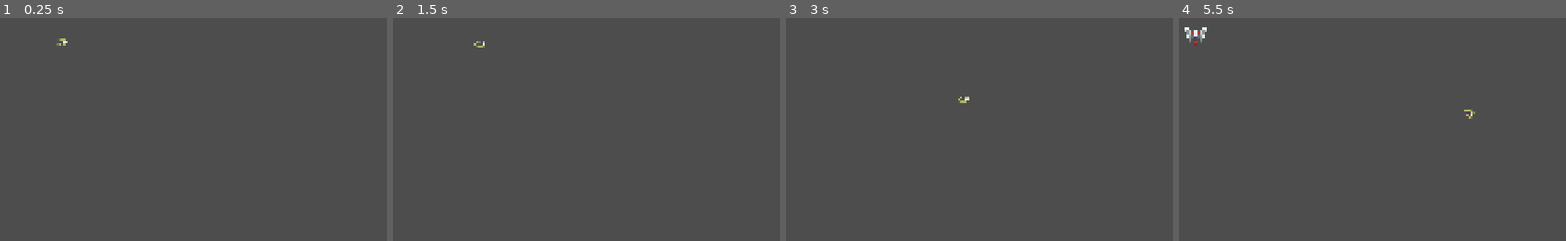
Above: before the commit, frames 1-4 (left to right).
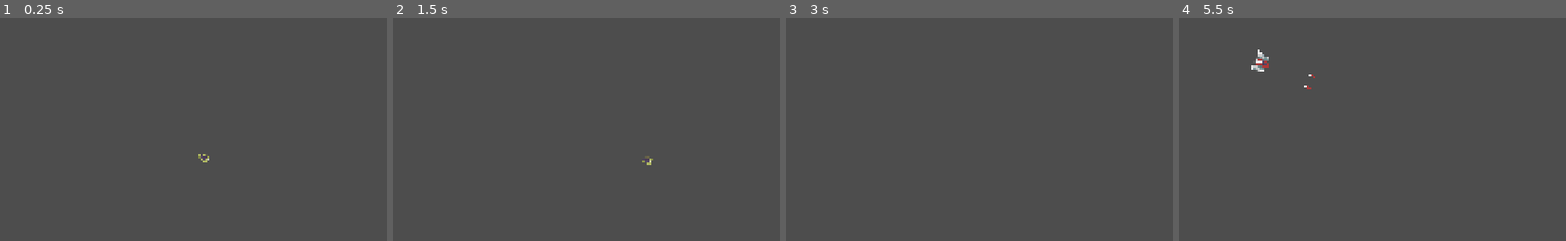
Above: after the commit, the same moments.

Repository: robertsforrest/modular_bullet_hell
Game: Godot game, scene res://Main.tscn
The game is run twice, just before and just after one commit, with the same random seed, the same clock (stepped at 60 frames per second) and the same inputs.
Inputs (mouse positions are in pixels of both pictures, inside the frame that each line leads up to):
- Up to frame 1 (0.25 s): no input
- Up to frame 2 (1.5 s): tap Enter at 0.5 s; move the mouse to (outside the picture) at 0.52 s; press the mouse at (outside the picture) at 0.53 s; hold D (move_right) 0.53-1.28 s; tap Space at 1.25 s; move the mouse to (outside the picture) at 1.27 s; release the mouse at (outside the picture) at 1.28 s; hold S (move_down) from 1.28 s (still down); click (outside the picture) at 1.35 s
- Up to frame 3 (3 s): move the mouse to (outside the picture) at 2.02 s; release S (move_down) at 2.03 s; press the mouse at (outside the picture) at 2.03 s; hold D (move_right) 2.03-2.78 s; tap Enter at 2.75 s; move the mouse to (outside the picture) at 2.77 s; release the mouse at (outside the picture) at 2.78 s; hold W (move_up) from 2.78 s (still down); click (outside the picture) at 2.85 s
- Up to frame 4 (5.5 s): tap Space at 3.5 s; move the mouse to (1418, 98) at 3.52 s; release W (move_up) at 3.53 s; press the mouse at (1418, 98) at 3.53 s; hold A (move_left) 3.53-5.03 s; tap U (debug_2) at 4.15 s; move the mouse to (outside the picture) at 4.27 s; release the mouse at (outside the picture) at 4.28 s; click (outside the picture) at 4.35 s; move the mouse to (1233, 35) at 5.02 s; press the mouse at (1233, 35) at 5.03 s; hold S (move_down) from 5.03 s (still down)

The runs differ from the first frame. In frame 1, 0.1% of the frame differs, in the area x 14-55%, y 9-65%; in frame 2, less than 0.1%; in frame 3, less than 0.1%; in frame 4, 0.6%, in the area x 1-77%, y 4-46%.

Commit message:
Implemented enemy logic as a component type to allow for composited behaviors dynamically; implemented a simple chase-and-shoot for the base enemy type using this system

Diff:
--- a/Entities/Enemies/Components/Cores/enemy_core_basic.gd
+++ b/Entities/Enemies/Components/Cores/enemy_core_basic.gd
@@ -1,7 +1 @@
 extends EnemyComponent
-
-func physics_process(delta: float) -> void:
-	# Pursue the player
-	var player = get_tree().get_current_scene().get_player()
-	# Call superclass
-	super(delta)
--- a/Entities/Enemies/Components/Guns/EnemyLaserGun.tscn
+++ b/Entities/Enemies/Components/Guns/EnemyLaserGun.tscn
@@ -1,13 +1,16 @@
 [gd_scene format=3 uid="uid://g0qfkxs5vpij"]
 
-[ext_resource type="Script" uid="uid://cifvb8ffvv5kn" path="res://Entities/Enemies/Components/Guns/enemy_gun_component.gd" id="1_ucihi"]
+[ext_resource type="Script" uid="uid://m3mt5whtpiqr" path="res://Entities/Enemies/Components/Guns/enemy_laser_gun.gd" id="1_ldsc7"]
 [ext_resource type="Texture2D" uid="uid://hw7aemxrynw2" path="res://Entities/Player/Assets/laser_gun.png" id="2_ldsc7"]
+[ext_resource type="PackedScene" uid="uid://blfmhjgu05o0x" path="res://Entities/Enemies/Projectiles/EnemyLaserSmall.tscn" id="2_wrh81"]
 
 [sub_resource type="CapsuleShape2D" id="CapsuleShape2D_ldsc7"]
 radius = 8.0
 
-[node name="EnemyLaserGun" type="Area2D" unique_id=2092387067 node_paths=PackedStringArray("collision_shape")]
-script = ExtResource("1_ucihi")
+[node name="EnemyLaserGun" type="Area2D" unique_id=2092387067 node_paths=PackedStringArray("cooldown_timer", "collision_shape")]
+script = ExtResource("1_ldsc7")
+bullet_tscn = ExtResource("2_wrh81")
+cooldown_timer = NodePath("CooldownTimer")
 collision_shape = NodePath("CollisionShape2D")
 metadata/_custom_type_script = "uid://cifvb8ffvv5kn"
 
@@ -18,3 +21,6 @@
 [node name="CollisionShape2D" type="CollisionShape2D" parent="." unique_id=983952551]
 position = Vector2(0, 4)
 shape = SubResource("CapsuleShape2D_ldsc7")
+
+[node name="CooldownTimer" type="Timer" parent="." unique_id=979872]
+one_shot = true
--- a/Entities/Enemies/Components/Guns/enemy_gun_component.gd
+++ b/Entities/Enemies/Components/Guns/enemy_gun_component.gd
@@ -1,2 +1,17 @@
 class_name EnemyGunComponent
 extends EnemyComponent
+
+@export var bullet_tscn: PackedScene
+@export var cooldown_timer: Timer
+@export var shoot_cooldown: float = 1.0
+
+func process(delta: float) -> void:
+	# TODO: add more robust behaviors than just automatically shooting whenever cooldown
+	# is off? On the other hand it is a bullet hell not a nothing heaven
+	if (cooldown_timer.is_stopped()):
+		cooldown_timer.start(shoot_cooldown)
+		var bullet = bullet_tscn.instantiate()
+		bullet.direction = Vector2.DOWN.rotated(get_parent().global_rotation)
+		bullet.global_position = global_position
+		get_tree().get_current_scene().add_child(bullet)
+	super(delta)
--- /dev/null
+++ b/Entities/Enemies/Components/Guns/enemy_laser_gun.gd
@@ -0,0 +1 @@
+extends EnemyGunComponent
--- /dev/null
+++ b/Entities/Enemies/Components/Logic/EnemyLogicAimAtPlayer.tscn
@@ -0,0 +1,7 @@
+[gd_scene format=3 uid="uid://c1mkc7kns72o3"]
+
+[ext_resource type="Script" uid="uid://ch20x55j54cfe" path="res://Entities/Enemies/Components/Logic/enemy_logic_aim_at_player.gd" id="1_7yhl7"]
+
+[node name="EnemyLogicAimAtPlayer" type="Node" unique_id=1436714157]
+script = ExtResource("1_7yhl7")
+metadata/_custom_type_script = "uid://bcg0qtat7ji8v"
--- /dev/null
+++ b/Entities/Enemies/Components/Logic/EnemyLogicChase.tscn
@@ -0,0 +1,7 @@
+[gd_scene format=3 uid="uid://bx7qgjrdj4a3d"]
+
+[ext_resource type="Script" uid="uid://ohkq0kwn8ofv" path="res://Entities/Enemies/Components/Logic/enemy_logic_chase.gd" id="1_r6ox1"]
+
+[node name="EnemyLogicChase" type="Node" unique_id=1169320996]
+script = ExtResource("1_r6ox1")
+metadata/_custom_type_script = "uid://bcg0qtat7ji8v"
--- /dev/null
+++ b/Entities/Enemies/Components/Logic/enemy_logic_aim_at_player.gd
@@ -0,0 +1,9 @@
+extends EnemyLogicComponent
+
+func _ready() -> void:
+	print("Logic ready! " + str(self))
+
+func process(delta: float) -> void:
+	get_parent().look_at(get_tree().get_current_scene().get_player().global_position)
+	get_parent().rotation_degrees -= 90 # TODO: magic number naughty naughty!
+	super(delta)
--- /dev/null
+++ b/Entities/Enemies/Components/Logic/enemy_logic_chase.gd
@@ -0,0 +1,15 @@
+extends EnemyLogicComponent
+
+# The enemy will pursue the player to this distance and then apply reverse thrust
+@onready var target_distance: float = 300.0
+
+# TODO: lots of get_parent() calls in this bad boy - maybe add an initialized with a pointer
+# to component's parent in the superclass to keep it in a variable instead?
+func physics_process(delta: float) -> void:
+	# Snag a reference to the player for processing
+	var player = get_tree().get_current_scene().get_player()
+	var targ_direction: Vector2 = get_parent().global_position.direction_to(player.global_position)
+	# Reverse thrust when the player is within target_distance
+	if (get_parent().global_position.distance_to(player.global_position) <= target_distance):
+		targ_direction *= -1
+	get_parent().accel = targ_direction.normalized() * get_parent().accel_spd
--- /dev/null
+++ b/Entities/Enemies/Components/Logic/enemy_logic_component.gd
@@ -0,0 +1,7 @@
+class_name EnemyLogicComponent
+extends Node
+
+func process(delta: float) -> void:
+	pass
+func physics_process(delta: float) -> void:
+	pass
--- a/Entities/Enemies/Components/enemy_component.gd
+++ b/Entities/Enemies/Components/enemy_component.gd
@@ -10,12 +10,13 @@
 	super(delta)
 
 # Check for area_entered signal from player bullets
+# TODO: add code when a part is destroyed to set it adrift in space as a simple Sprite node
 func _on_area_entered(area: Area2D) -> void:
 	if (area.is_in_group("player_bullets")):
 		# TODO: add spark/damage/smoke/etc particles for visual juice
 		hp -= area.get_damage_amount()
 		# Check for death
 		if (hp <= 0):
-			part_destroyed.emit()
+			part_destroyed.emit(self)
 			queue_free() # TODO: juj this up with some cool VFX, drifting broken parts, etc.
 		area.queue_free()
--- /dev/null
+++ b/Entities/Enemies/Projectiles/EnemyLaserSmall.tscn
@@ -0,0 +1,21 @@
+[gd_scene format=3 uid="uid://blfmhjgu05o0x"]
+
+[ext_resource type="Script" uid="uid://dtsw5tg05nsxn" path="res://Entities/Enemies/Projectiles/enemy_bullet.gd" id="1_p3qdg"]
+[ext_resource type="Texture2D" uid="uid://dmr0nk0s6x8t" path="res://Entities/Enemies/Assets/enemy_laser_1.png" id="2_4lnn0"]
+
+[sub_resource type="CapsuleShape2D" id="CapsuleShape2D_twdeo"]
+radius = 4.0
+height = 32.0
+
+[node name="EnemyLaserSmall" type="Area2D" unique_id=90014701 groups=["enemy_bullets"]]
+script = ExtResource("1_p3qdg")
+speed = 1400.0
+metadata/_custom_type_script = "uid://dtsw5tg05nsxn"
+
+[node name="Sprite2D" type="Sprite2D" parent="." unique_id=1107368994]
+rotation = 1.5707964
+texture = ExtResource("2_4lnn0")
+
+[node name="CollisionShape2D" type="CollisionShape2D" parent="." unique_id=1464652319]
+rotation = 1.5707964
+shape = SubResource("CapsuleShape2D_twdeo")
--- /dev/null
+++ b/Entities/Enemies/Projectiles/enemy_bullet.gd
@@ -0,0 +1,2 @@
+class_name EnemyBullet
+extends Bullet
--- a/Entities/Enemies/enemy.gd
+++ b/Entities/Enemies/enemy.gd
@@ -1,19 +1,57 @@
 class_name Enemy
 extends Node2D
 
+# Editor nodes
 @export var ship_core: EnemyComponent
 
-@onready var components: Array[EnemyComponent] = []
+# Components
+@onready var components: Array[EnemyComponent]
+@onready var logic_components: Array[EnemyLogicComponent]
+
+# Gameplay variables
+@onready var accel: Vector2 = Vector2.ZERO
+@onready var velocity: Vector2 = Vector2.ZERO
+@onready var accel_spd: float = 500.0
+@onready var max_accel: float = 100.0
+@onready var max_velocity: float = 400.0
 
 # Game loop - just pass along to component code
 func _physics_process(delta: float) -> void:
+	# Physical components
 	for component in components:
 		component.physics_process(delta)
+	# Logic components
+	for logic_component in logic_components:
+		logic_component.physics_process(delta)
+	# Apply physics
+	velocity += accel * delta
+	velocity = velocity.limit_length(max_velocity)
+	position += velocity * delta
+
 func _process(delta: float) -> void:
+	# Physical components
 	for component in components:
 		component.process(delta)
+	# Logic components
+	for logic_component in logic_components:
+		logic_component.process(delta)
 
 # Add a new component to the enemy
-func add_ship_component(new_component) -> void:
+func add_ship_component(new_component: EnemyComponent) -> void:
 	add_child(new_component)
+	new_component.part_destroyed.connect(_on_part_destroyed)
 	components.append(new_component)
+
+# Add a new logic component to the enemy
+func add_logic_component(new_component) -> void:
+	add_child(new_component)
+	logic_components.append(new_component)
+
+# Hande part_destroyed signal from components
+func _on_part_destroyed(part: EnemyComponent) -> void:
+	print("Part destroyed: " + str(part))
+	# Check whether the core has been destroyed
+	if (part == ship_core):
+		queue_free()
+	else:
+		components.erase(part)
--- a/Entities/Enemies/enemy_factory.gd
+++ b/Entities/Enemies/enemy_factory.gd
@@ -5,6 +5,8 @@
 const enemy_core: PackedScene = preload("res://Entities/Enemies/Components/Cores/EnemyCoreBasic.tscn")
 const enemy_wings: PackedScene = preload("res://Entities/Enemies/Components/Wings/EnemyWing1.tscn")
 const enemy_gun: PackedScene = preload("res://Entities/Enemies/Components/Guns/EnemyLaserGun.tscn")
+const enemy_logic_aim: PackedScene = preload("res://Entities/Enemies/Components/Logic/EnemyLogicAimAtPlayer.tscn")
+const enemy_logic_chase: PackedScene = preload("res://Entities/Enemies/Components/Logic/EnemyLogicChase.tscn")
 
 # Create and return a random enemy
 # TODO: add parameterization eventually rather than purely random enemies
@@ -17,4 +19,6 @@
 	var wing_right = new_core.add_component(enemy_wings.instantiate(), 1)
 	wing_right.add_component(enemy_gun.instantiate(), 1)
 	wing_left.add_component(enemy_gun.instantiate(), 1)
+	new_enemy.add_logic_component(enemy_logic_aim.instantiate())
+	new_enemy.add_logic_component(enemy_logic_chase.instantiate())
 	return new_enemy
--- a/Entities/Player/Components/ship_component.gd
+++ b/Entities/Player/Components/ship_component.gd
@@ -2,7 +2,7 @@
 extends Area2D
 
 # Signals
-signal part_destroyed
+signal part_destroyed(part: ShipComponent)
 
 # Editor variables
 @export var hp: float = 1.0
--- a/Entities/Player/Projectiles/player_bullet.gd
+++ b/Entities/Player/Projectiles/player_bullet.gd
@@ -1,14 +1,2 @@
 class_name PlayerBullet
-extends Area2D
-
-@onready var direction: Vector2
-@export var speed: float = 3400.0
-@export var base_damage: float = 1.0
-
-func _physics_process(delta: float) -> void:
-	rotation = direction.angle()
-	position += direction * speed * delta
-
-# Accessor for bullet damage; apply relevant modifiers here
-func get_damage_amount() -> float:
-	return base_damage
+extends Bullet
--- a/Entities/Player/player.gd
+++ b/Entities/Player/player.gd
@@ -6,9 +6,9 @@
 # Gameplay variables
 @export var max_speed: float = 800.0
 @export var move_speed: float = 300.0
-@export var accel_spd: float = 300.0
-@export var max_accel: float = 800.0
-@export var max_velocity: float = 1200.0
+@export var accel_spd: float = 600.0
+@export var max_accel: float = 1000.0
+@export var max_velocity: float = 1500.0
 @onready var velocity: Vector2 = Vector2.ZERO
 @onready var accel: Vector2 = Vector2.ZERO
 @onready var components: Array[ShipComponent] = []
--- /dev/null
+++ b/Entities/bullet.gd
@@ -0,0 +1,16 @@
+class_name Bullet
+extends Area2D
+
+# Base properties
+@onready var direction: Vector2
+@export var speed: float = 3400.0
+@export var base_damage: float = 1.0
+
+# Game loop - physics
+func _physics_process(delta: float) -> void:
+	rotation = direction.angle()
+	position += direction * speed * delta
+
+# Accessor for bullet damage; apply relevant modifiers here
+func get_damage_amount() -> float:
+	return base_damage
--- a/Main.tscn
+++ b/Main.tscn
@@ -11,7 +11,7 @@
 enemy_factory = NodePath("Node")
 
 [node name="Player" parent="." unique_id=2004784632 instance=ExtResource("1_glv2v")]
-position = Vector2(240, 32)
+position = Vector2(976, 632)
 
 [node name="Camera2D" type="Camera2D" parent="." unique_id=1373726602]
 zoom = Vector2(0.5, 0.5)
--- a/project.godot
+++ b/project.godot
@@ -30,6 +30,7 @@
 [global_group]
 
 player_bullets=""
+enemy_bullets=""
 
 [input]
 
Binary file added: Entities/Enemies/Assets/enemy_laser_1.png
Not shown, added: Entities/Enemies/Assets/enemy_laser_1.png.import
Not shown, added: Entities/Enemies/Components/Guns/enemy_laser_gun.gd.uid
Not shown, added: Entities/Enemies/Components/Logic/enemy_logic_aim_at_player.gd.uid
Not shown, added: Entities/Enemies/Components/Logic/enemy_logic_chase.gd.uid
Not shown, added: Entities/Enemies/Components/Logic/enemy_logic_component.gd.uid
Not shown, added: Entities/Enemies/Projectiles/enemy_bullet.gd.uid
Not shown, added: Entities/bullet.gd.uid
